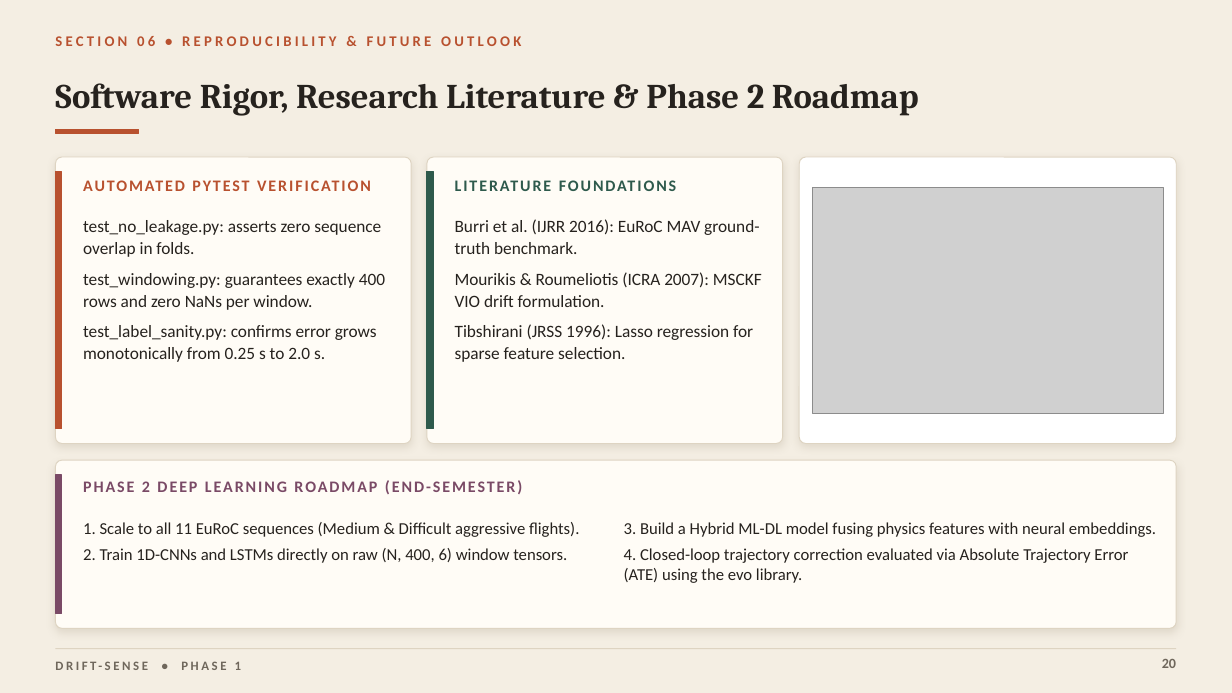
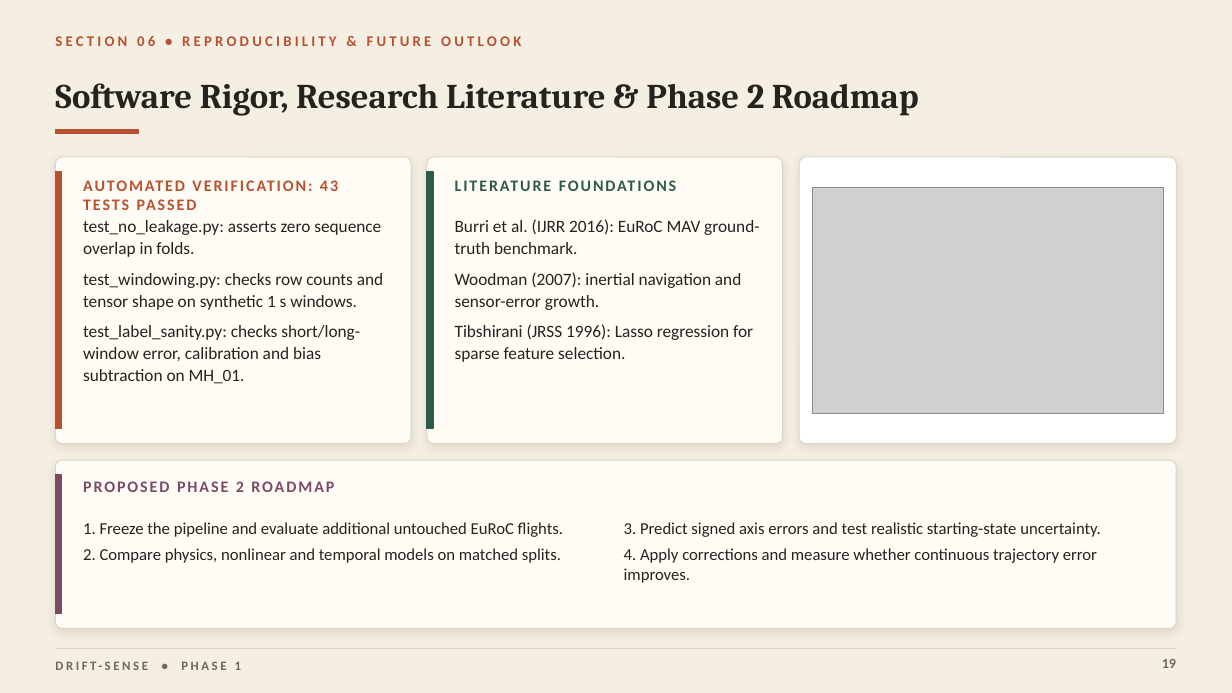
Before and after one commit to Dadi-Dinesh/Drift-Sense, a slide deck: slide 19 of reports/midsem/presentation.pptx (slide 20 before the commit). Drawn at 1232x693 pixels with LibreOffice and Linux fonts; fonts in the diff are those of the drawing; grey boxes stand for pictures. Boxes give left, top, right and bottom in pixels: in the first picture for what was removed or moved away, otherwise in the second. Text is boxed around its words. In the diff, an @@ line names an element or a change of style, - is before the commit and + after.

Commit message:
final ppt added

```diff
--- a/reports/midsem/presentation.pptx
+++ b/reports/midsem/presentation.pptx
@@ text at (x1=83, y1=176, x2=393, y2=205): text changed @@
-AUTOMATED PYTEST VERIFICATION
+AUTOMATED VERIFICATION: 43 TESTS PASSED
@@ text at (x1=83, y1=273, x2=383, y2=384): text changed @@
-test_windowing.py: guarantees exactly 400 rows and zero NaNs per window.
-test_label_sanity.py: confirms error grows monotonically from 0.25 s to 2.0 s.
+test_windowing.py: checks row counts and tensor shape on synthetic 1 s windows.
+test_label_sanity.py: checks short/long-window error, calibration and bias subtraction on MH_01.
@@ text at (x1=455, y1=272, x2=741, y2=310): text changed @@
-Mourikis & Roumeliotis (ICRA 2007): MSCKF VIO drift formulation.
+Woodman (2007): inertial navigation and sensor-error growth.
@@ text at (x1=83, y1=481, x2=334, y2=492): text changed @@
-PHASE 2 DEEP LEARNING ROADMAP (END-SEMESTER)
+PROPOSED PHASE 2 ROADMAP
@@ text at (x1=83, y1=522, x2=563, y2=563): text changed @@
-1. Scale to all 11 EuRoC sequences (Medium & Difficult aggressive flights).
-2. Train 1D-CNNs and LSTMs directly on raw (N, 400, 6) window tensors.
+1. Freeze the pipeline and evaluate additional untouched EuRoC flights.
+2. Compare physics, nonlinear and temporal models on matched splits.
@@ text at (x1=624, y1=522, x2=1101, y2=583): text changed @@
-3. Build a Hybrid ML-DL model fusing physics features with neural embeddings.
-4. Closed-loop trajectory correction evaluated via Absolute Trajectory Error (ATE) using the evo library.
+3. Predict signed axis errors and test realistic starting-state uncertainty.
+4. Apply corrections and measure whether continuous trajectory error improves.
@@ text at (x1=1162, y1=659, x2=1176, y2=668): text changed @@
-20
+19
```
Also in this commit, not shown: 7 other slides changed, 1 slide removed.
